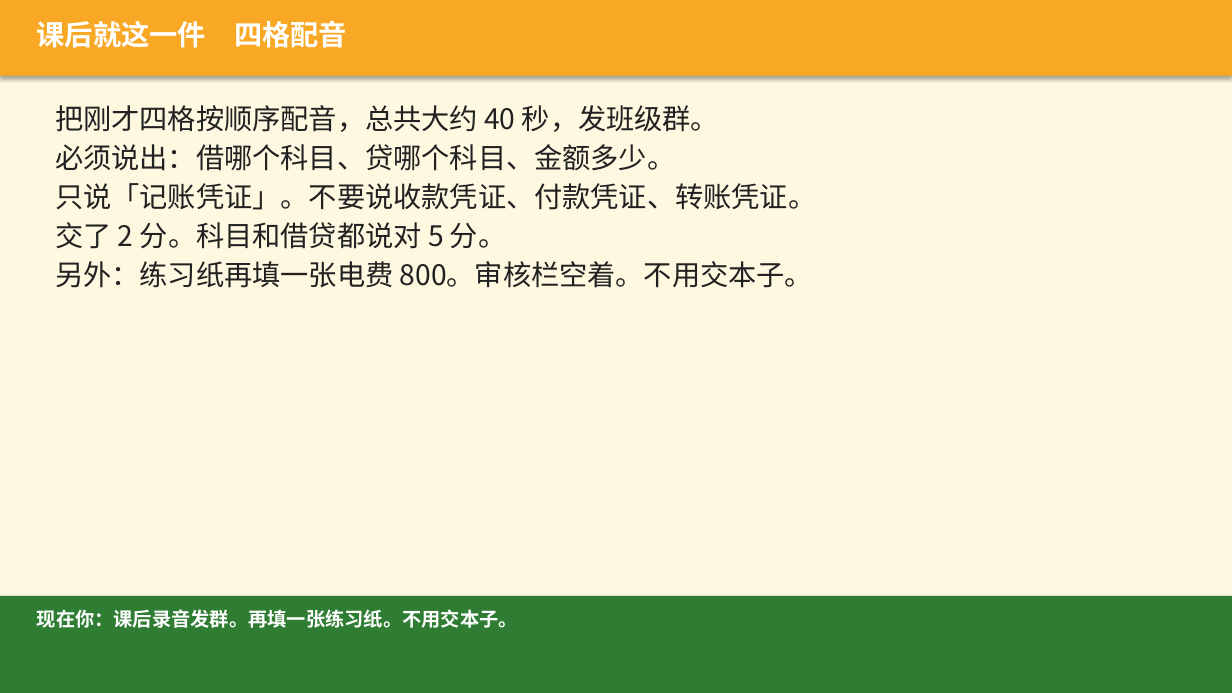
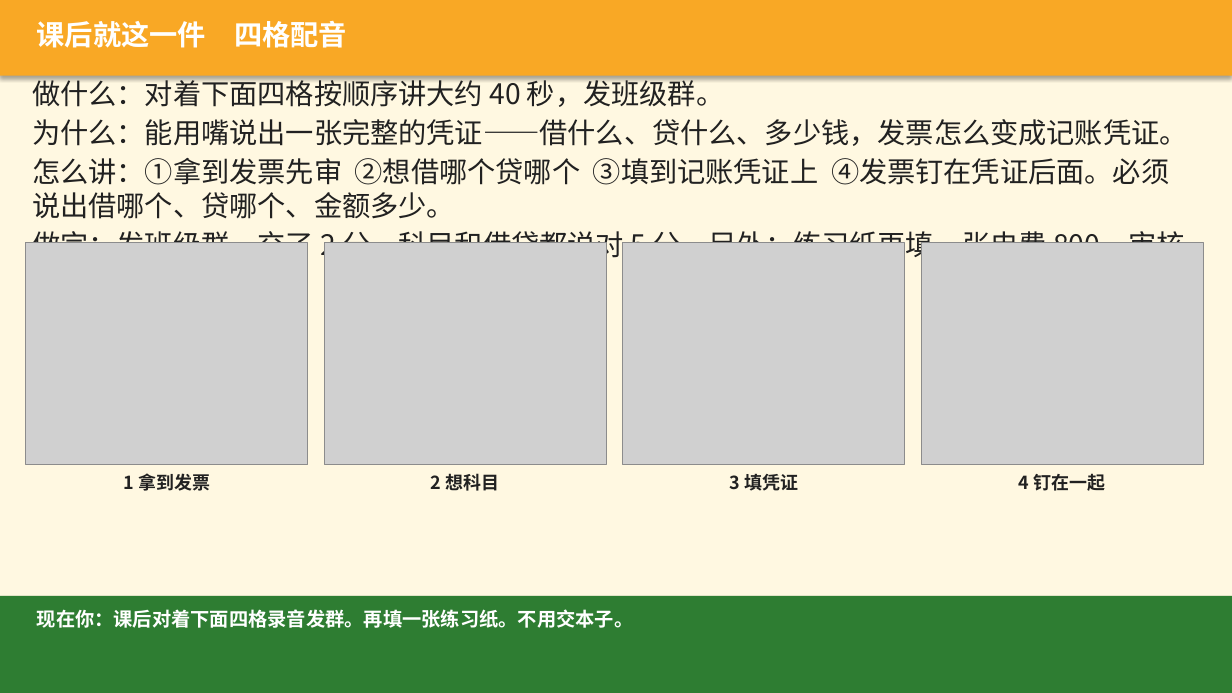
Before and after one commit to xuehui003-1/jichukuaiji, a slide deck: slide 14 of 04_项目四_填制和审核会计凭证/04-00_项目四_上课投影_v1.0_20260821.pptx. Drawn at 1232x693 pixels with LibreOffice and Linux fonts; fonts in the diff are those of the drawing; grey boxes stand for pictures. Boxes give left, top, right and bottom in pixels: in the first picture for what was removed or moved away, otherwise in the second. Text is boxed around its words. In the diff, an @@ line names an element or a change of style, - is before the commit and + after.

Commit message:
每个任务写清为了什么：图4不再把13和540乘在一起，录音放到下课前那一页

```diff
--- a/04_项目四_填制和审核会计凭证/04-00_项目四_上课投影_v1.0_20260821.pptx
+++ b/04_项目四_填制和审核会计凭证/04-00_项目四_上课投影_v1.0_20260821.pptx
@@ text at (32, 76, 1188, 297): text changed @@
-把刚才四格按顺序配音，总共大约 40 秒，发班级群。
-必须说出：借哪个科目、贷哪个科目、金额多少。
-只说「记账凭证」。不要说收款凭证、付款凭证、转账凭证。
-交了 2 分。科目和借贷都说对 5 分。
-另外：练习纸再填一张电费 800。审核栏空着。不用交本子。
+做什么：对着下面四格按顺序讲大约 40 秒，发班级群。
+为什么：能用嘴说出一张完整的凭证——借什么、贷什么、多少钱，发票怎么变成记账凭证。
+怎么讲：①拿到发票先审 ②想借哪个贷哪个 ③填到记账凭证上 ④发票钉在凭证后面。必须说出借哪个、贷哪个、金额多少。
+做完：发班级群。交了 2 分，科目和借贷都说对 5 分。另外：练习纸再填一张电费 800。审核栏空着。不用交本子。
@@ picture added at (26, 242, 308, 465) @@
@@ picture added at (324, 242, 606, 465) @@
@@ picture added at (623, 242, 905, 465) @@
@@ picture added at (921, 242, 1203, 465) @@
@@ text added at (123, 473, 210, 491), 14 pt, text #212121, bold @@
+1 拿到发票
@@ text added at (431, 473, 500, 491), 14 pt, text #212121, bold @@
+2 想科目
@@ text added at (729, 474, 798, 491), 14 pt, text #212121, bold @@
+3 填凭证
@@ text added at (1019, 473, 1106, 491), 14 pt, text #212121, bold @@
+4 钉在一起
@@ text at (37, 609, 634, 628): text changed @@
-现在你：课后录音发群。再填一张练习纸。不用交本子。
+现在你：课后对着下面四格录音发群。再填一张练习纸。不用交本子。
```
Also in this commit, not shown: 1 other slide changed, 7 other files.
